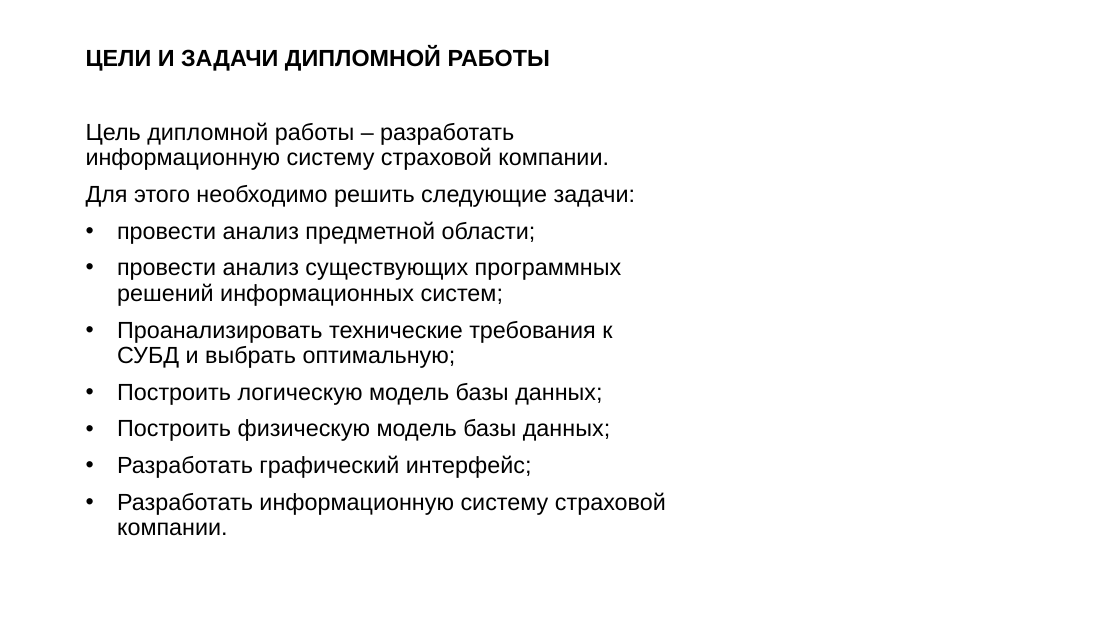
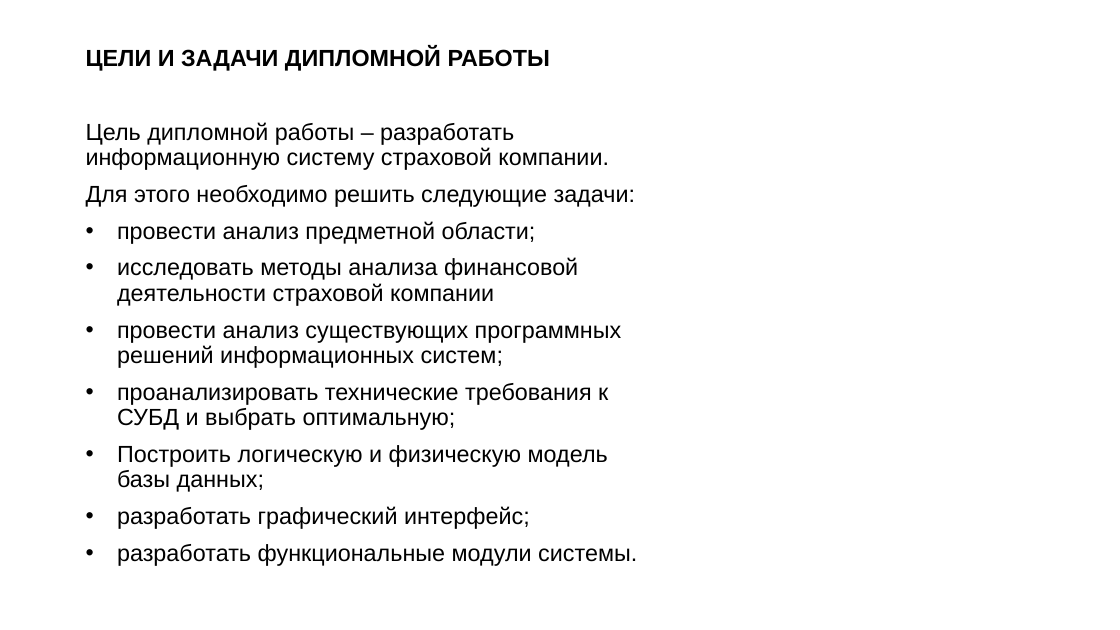
Before and after one commit to Dmitry-Vasilyev/magistr, a slide deck: slide 2 of doc/презентация/Васильев - презентация.pptx. Drawn at 1120x630 pixels with LibreOffice and Linux fonts; fonts in the diff are those of the drawing. Boxes give left, top, right and bottom in pixels: in the first picture for what was removed or moved away, otherwise in the second. Text is boxed around its words. In the diff, an @@ line names an element or a change of style, - is before the commit and + after.

```diff
--- a/doc/презентация/Васильев - презентация.pptx
+++ b/doc/презентация/Васильев - презентация.pptx
@@ text at bbox=[117, 257, 578, 306]: paragraph added @@
+• исследовать методы анализа финансовой деятельности страховой компании
@@ text at bbox=[117, 383, 637, 566]: text changed @@
-• Проанализировать технические требования к СУБД и выбрать оптимальную;
-• Построить логическую модель базы данных;
-• Построить физическую модель базы данных;
-• Разработать графический интерфейс;
-• Разработать информационную систему страховой компании.
+• проанализировать технические требования к СУБД и выбрать оптимальную;
+• Построить логическую и физическую модель базы данных;
+• разработать графический интерфейс;
+• разработать функциональные модули системы.
```
Also in this commit, not shown: 3 other slides changed, 6 slides added, 2 slides removed, 8 other files.
